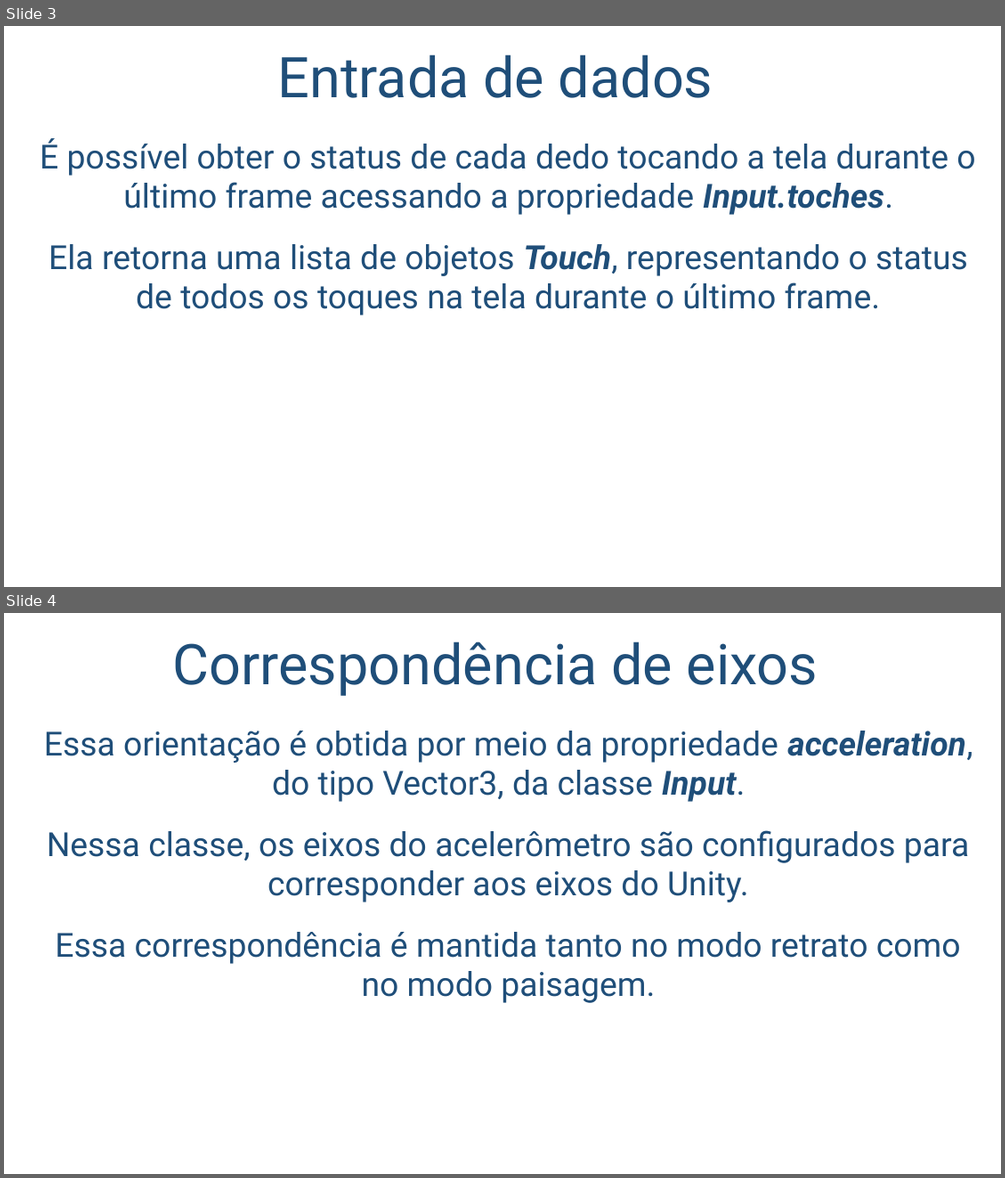
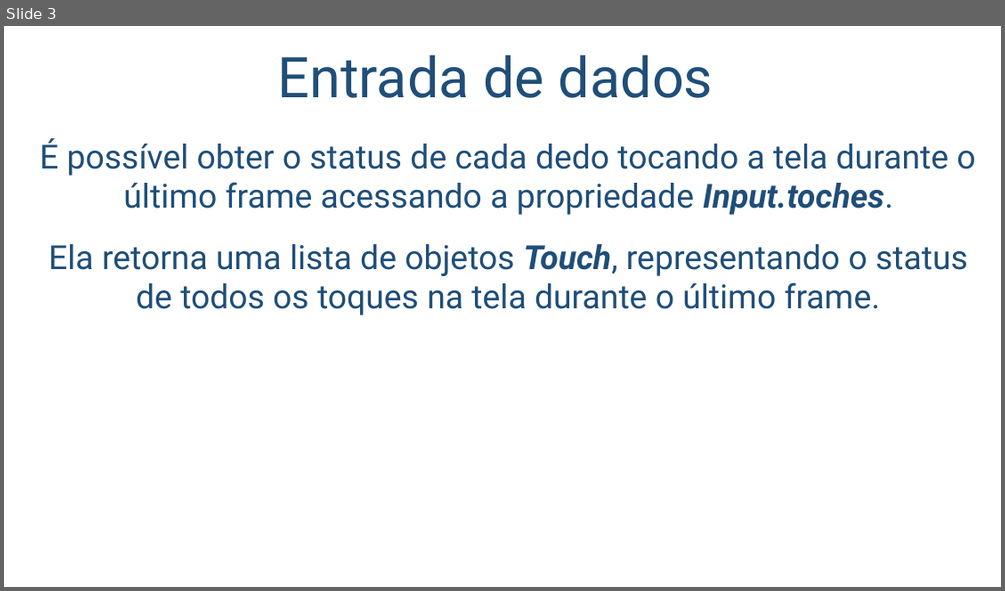
Before and after one commit to salmo-jr/public-slides, a slide deck: touch-input.pptx. Shown one above the other, each under a label of ours: slides 3 and 4 before the commit, slide 3 after it. The pictures are 1005x1178 and 1005x591 pixels, drawn with LibreOffice and Linux fonts; fonts in the diff are those of the drawing; background and template pictures are left out. Boxes give left, top, right and bottom in pixels: in the first picture for what was removed or moved away, otherwise in the second. Text is boxed around its words. In the diff, an @@ line names an element or a change of style, - is before the commit and + after.

```diff
--- a/touch-input.pptx
+++ b/touch-input.pptx
@@ slide 4 removed at bbox=[4, 613, 1001, 1174], background picture (left out) @@
@@ title removed at bbox=[173, 641, 818, 696] @@
-Correspondência de eixos
@@ text removed at bbox=[44, 730, 972, 1003] @@
-Essa orientação é obtida por meio da propriedade acceleration, do tipo Vector3, da classe Input.
-Nessa classe, os eixos do acelerômetro são configurados para corresponder aos eixos do Unity.
-Essa correspondência é mantida tanto no modo retrato como no modo paisagem.
```
Also in this commit, not shown: 1 slide changed, 1 slide added, 2 other slides removed.
